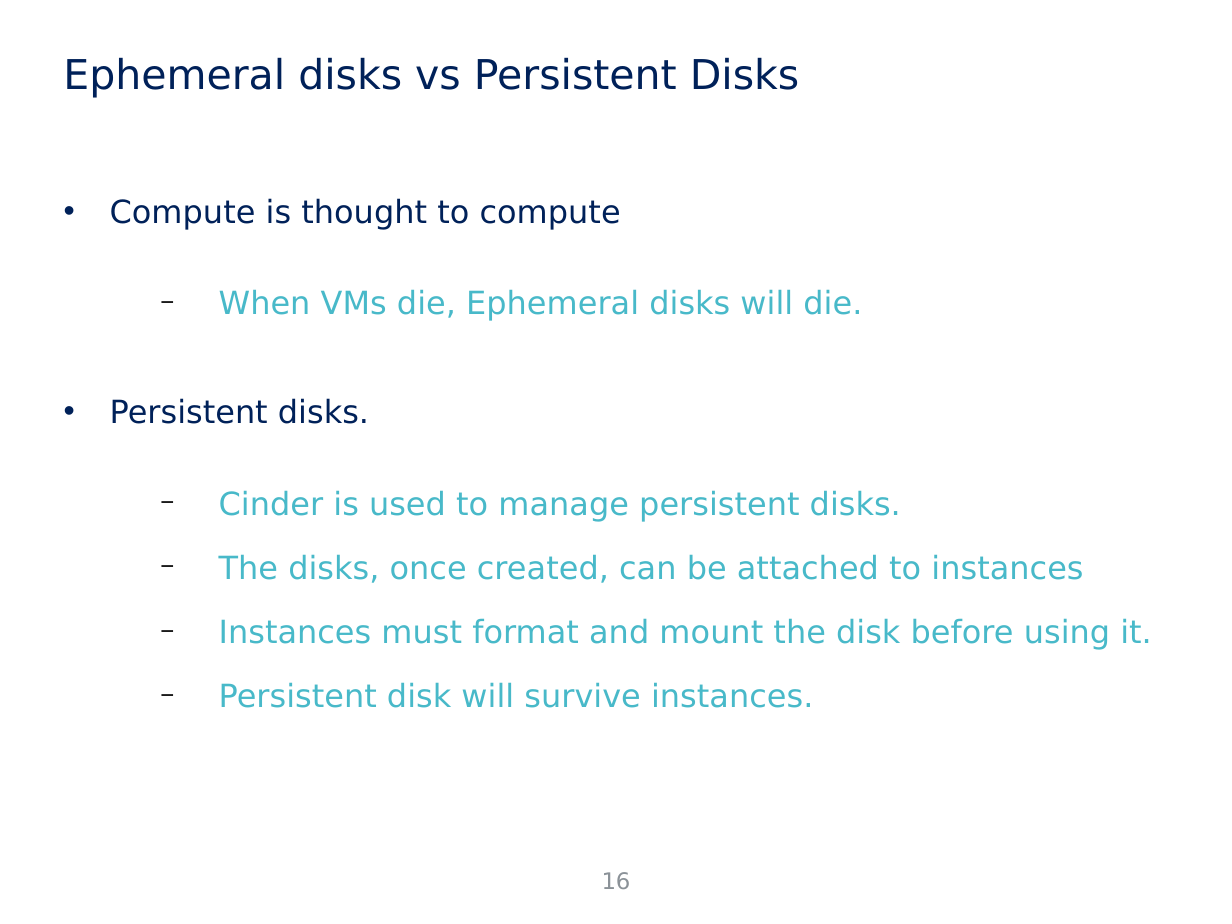
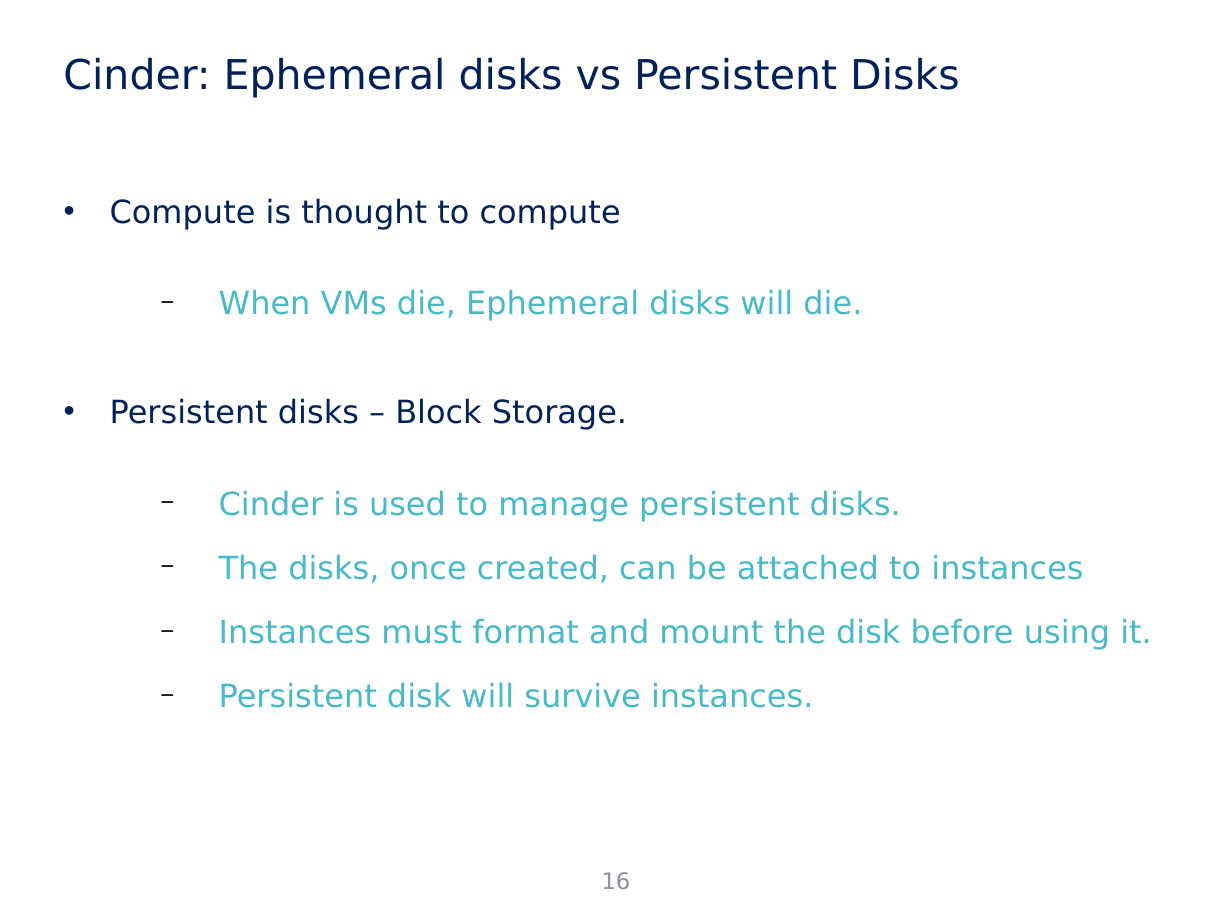
Before and after one commit to jicarretero/SummitMalaga2016, a slide deck: slide 16 of FiwareMalaga.odp. Drawn at 1232x924 pixels with LibreOffice and Linux fonts; fonts in the diff are those of the drawing; background and template pictures are left out. Boxes give left, top, right and bottom in pixels: in the first picture for what was removed or moved away, otherwise in the second. Text is boxed around its words. In the diff, an @@ line names an element or a change of style, - is before the commit and + after.

```diff
--- a/FiwareMalaga.odp
+++ b/FiwareMalaga.odp
@@ title at <box>63,57,959,98</box>: text changed @@
-Ephemeral disks vs Persistent Disks
+Cinder: Ephemeral disks vs Persistent Disks
@@ text at <box>110,398,627,430</box>: text changed @@
-• Persistent disks.
+• Persistent disks – Block Storage.
```
Also in this commit, not shown: 10 other slides changed, 3 slides added, 7 other files.
